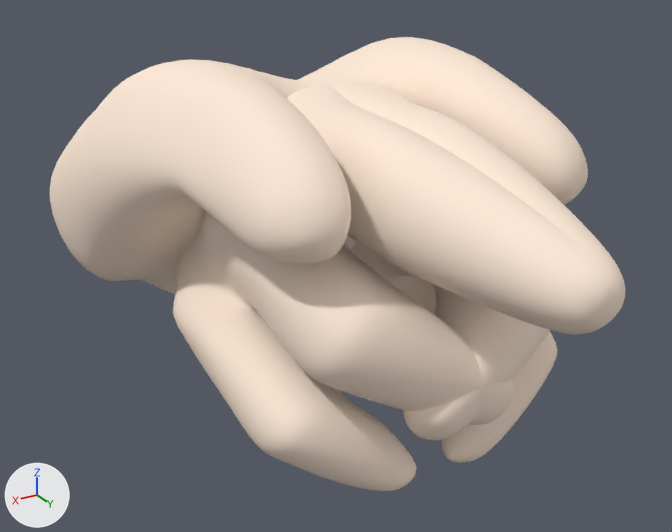
What one commit did to the glTF model www/models/hands.glb.
Both versions are drawn from a camera (50 mm lens) standing at (0.1056, 0.1825, 0.0839) and looking at (0.0005, 0.0074, -0.0037). The lights are fixed; the arrows at lower left show +X, +Y and +Z.

In view in the first picture: 'left_hand', 'right_hand'.
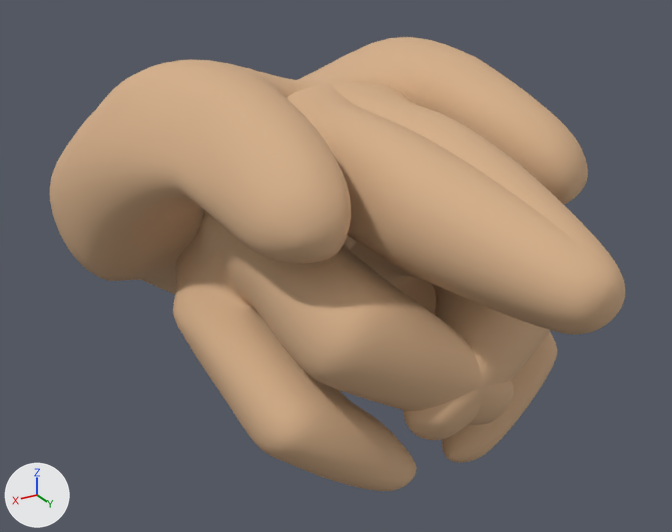
Commit message: Update hand color

Where the newer file only moved an object's origin or applied its transform, the numbers keep the older frame.

Location of each change, [x1, y1, x2, y2] in pixels of the pictures (672 x 532 px):
'right_hand', recoloured: [173, 37, 621, 491] in both
'left_hand', recoloured: [50, 60, 625, 463] in both

The edits, one by one:
Material 'Material.001' (mat_material_001) is new.
Its base color is (0.658, 0.423, 0.246) (beige #d4ae88).
Its roughness is 0.82.
me_cube has 5602 vertices, 11200 faces and spans x -0.038..0.053, y -0.082..0.091, z -0.039..0.045.
me_cube no longer uses material mat_material (white #ffead7).
me_cube now uses material mat_material_001 (beige #d4ae88).
me_cube_001 has 5602 vertices, 11200 faces and spans x -0.053..0.038, y -0.082..0.091, z -0.039..0.045.
me_cube_001 no longer uses material mat_material (white #ffead7).
me_cube_001 now uses material mat_material_001 (beige #d4ae88).
